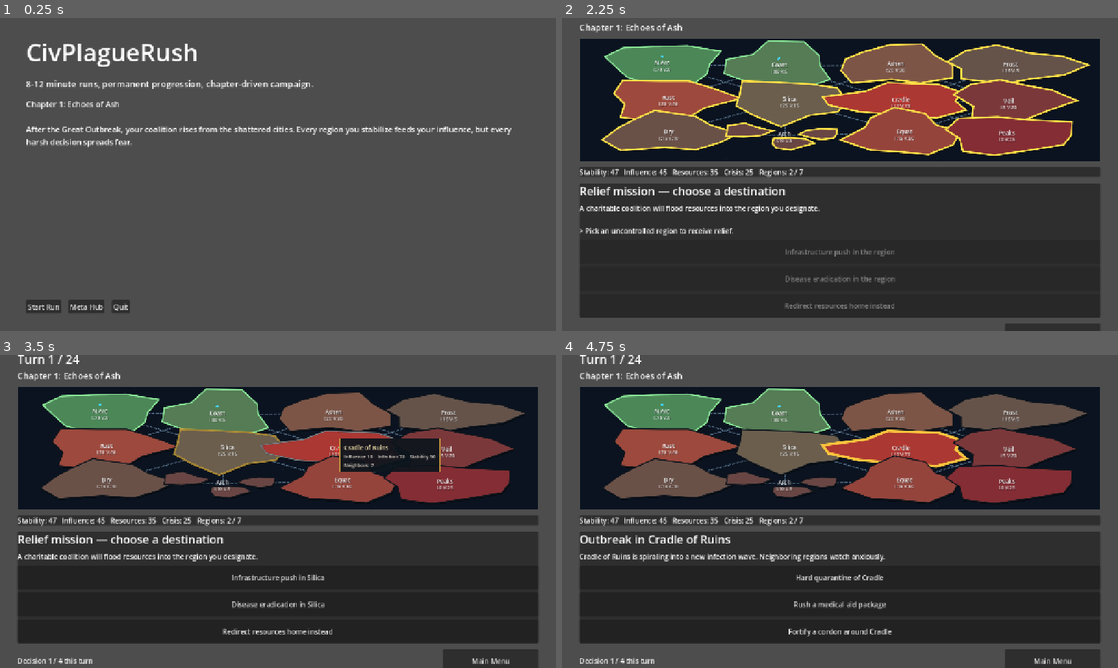
Above: before the commit, frames 1-4 (two rows, left to right).
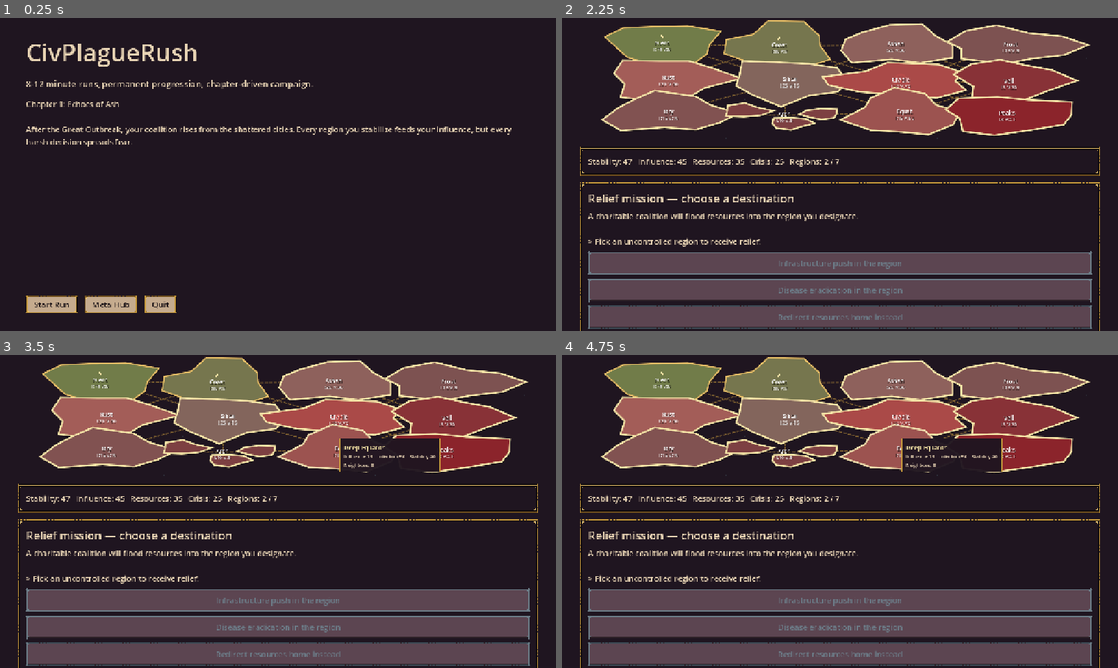
Above: after the commit, the same moments.

Repository: josemarnaiz/civplaguerush
Game: Godot game, scene res://scenes/MainMenu.tscn
Same seed, same stepped clock (60 frames per second), same inputs: the game is played once before the commit and once after it.
Inputs (mouse positions are in pixels of both pictures, inside the frame that each line leads up to):
- Up to frame 1 (0.25 s): no input
- Up to frame 2 (2.25 s): click "Meta Hub" at 0.5 s; click "Main Menu" at 1.25 s; click "Start Run" at 2 s
- Up to frame 3 (3.5 s): tap Enter at 2.75 s; drag from (278, 436) to (333, 442) at 2.77 s
- Up to frame 4 (4.75 s): click (1051, 661) at 3.5 s, where only the run before the commit has a clickable "Main Menu"; click (606, 642) at 4.25 s, where only the run before the commit has a clickable "Start Run"

The runs differ from the first frame. In frame 1, 100% of the frame differs, in the area x 0-100%, y 0-100%; in frame 2, 77%; in frame 3, 71%; in frame 4, 72%.

Commit message:
Apply Ashen Fresco theme to scenes and region map
- wire ui_theme.tres as the project-wide Control theme so every Label,
  Button and Panel inherits the Ashen Fresco palette and flourishes
- paint a D1-sepulcher background under MainMenu, MetaHub and RunScene
  so exported scenes stop showing the default grey behind transparent
  nine-slice frames
- retune region_map color constants to the canonical D0..O5 palette
  (rival oxblood, player olive, gold highlights, cream hover/tooltip)
- add generated badge frames, divider, flourish corner and first 12
  biome tiles plus the art_gen scripts (build_all, gen_biomes, gen_decor,
  gen_biomes_preview) that produce them from the palette
- regenerate _preview.png using the new badge-frame icons and divider

Made-with: Cursor

Diff:
--- /dev/null
+++ b/assets/art/ui/ui_theme.tres
@@ -0,0 +1,154 @@
+[gd_resource type="Theme" load_steps=22 format=3]
+
+[ext_resource type="Texture2D" path="res://assets/art/ui/panel_frame.png" id="tex_panel"]
+[ext_resource type="Texture2D" path="res://assets/art/ui/panel_frame_dark.png" id="tex_panel_dark"]
+[ext_resource type="Texture2D" path="res://assets/art/ui/badge_frame.png" id="tex_badge"]
+[ext_resource type="Texture2D" path="res://assets/art/ui/badge_frame_dark.png" id="tex_badge_dark"]
+[ext_resource type="Texture2D" path="res://assets/art/ui/button_normal.png" id="tex_btn_normal"]
+[ext_resource type="Texture2D" path="res://assets/art/ui/button_hover.png" id="tex_btn_hover"]
+[ext_resource type="Texture2D" path="res://assets/art/ui/button_pressed.png" id="tex_btn_pressed"]
+[ext_resource type="Texture2D" path="res://assets/art/ui/button_disabled.png" id="tex_btn_disabled"]
+
+[sub_resource type="StyleBoxTexture" id="sb_panel"]
+texture = ExtResource("tex_panel")
+texture_margin_left = 16.0
+texture_margin_top = 16.0
+texture_margin_right = 16.0
+texture_margin_bottom = 16.0
+axis_stretch_horizontal = 1
+axis_stretch_vertical = 1
+content_margin_left = 20.0
+content_margin_top = 20.0
+content_margin_right = 20.0
+content_margin_bottom = 20.0
+
+[sub_resource type="StyleBoxTexture" id="sb_panel_dark"]
+texture = ExtResource("tex_panel_dark")
+texture_margin_left = 16.0
+texture_margin_top = 16.0
+texture_margin_right = 16.0
+texture_margin_bottom = 16.0
+axis_stretch_horizontal = 1
+axis_stretch_vertical = 1
+content_margin_left = 20.0
+content_margin_top = 20.0
+content_margin_right = 20.0
+content_margin_bottom = 20.0
+
+[sub_resource type="StyleBoxTexture" id="sb_badge"]
+texture = ExtResource("tex_badge")
+texture_margin_left = 8.0
+texture_margin_top = 8.0
+texture_margin_right = 8.0
+texture_margin_bottom = 8.0
+axis_stretch_horizontal = 1
+axis_stretch_vertical = 1
+content_margin_left = 10.0
+content_margin_top = 10.0
+content_margin_right = 10.0
+content_margin_bottom = 10.0
+
+[sub_resource type="StyleBoxTexture" id="sb_badge_dark"]
+texture = ExtResource("tex_badge_dark")
+texture_margin_left = 8.0
+texture_margin_top = 8.0
+texture_margin_right = 8.0
+texture_margin_bottom = 8.0
+axis_stretch_horizontal = 1
+axis_stretch_vertical = 1
+content_margin_left = 10.0
+content_margin_top = 10.0
+content_margin_right = 10.0
+content_margin_bottom = 10.0
+
+[sub_resource type="StyleBoxTexture" id="sb_btn_normal"]
+texture = ExtResource("tex_btn_normal")
+texture_margin_left = 12.0
+texture_margin_top = 12.0
+texture_margin_right = 12.0
+texture_margin_bottom = 12.0
+axis_stretch_horizontal = 1
+axis_stretch_vertical = 1
+content_margin_left = 18.0
+content_margin_top = 8.0
+content_margin_right = 18.0
+content_margin_bottom = 8.0
+
+[sub_resource type="StyleBoxTexture" id="sb_btn_hover"]
+texture = ExtResource("tex_btn_hover")
+texture_margin_left = 12.0
+texture_margin_top = 12.0
+texture_margin_right = 12.0
+texture_margin_bottom = 12.0
+axis_stretch_horizontal = 1
+axis_stretch_vertical = 1
+content_margin_left = 18.0
+content_margin_top = 8.0
+content_margin_right = 18.0
+content_margin_bottom = 8.0
+
+[sub_resource type="StyleBoxTexture" id="sb_btn_pressed"]
+texture = ExtResource("tex_btn_pressed")
+texture_margin_left = 12.0
+texture_margin_top = 12.0
+texture_margin_right = 12.0
+texture_margin_bottom = 12.0
+axis_stretch_horizontal = 1
+axis_stretch_vertical = 1
+content_margin_left = 18.0
+content_margin_top = 8.0
+content_margin_right = 18.0
+content_margin_bottom = 8.0
+
+[sub_resource type="StyleBoxTexture" id="sb_btn_disabled"]
+texture = ExtResource("tex_btn_disabled")
+texture_margin_left = 12.0
+texture_margin_top = 12.0
+texture_margin_right = 12.0
+texture_margin_bottom = 12.0
+axis_stretch_horizontal = 1
+axis_stretch_vertical = 1
+content_margin_left = 18.0
+content_margin_top = 8.0
+content_margin_right = 18.0
+content_margin_bottom = 8.0
+
+[sub_resource type="StyleBoxEmpty" id="sb_empty"]
+
+[sub_resource type="StyleBoxFlat" id="sb_focus"]
+draw_center = false
+border_width_left = 2
+border_width_top = 2
+border_width_right = 2
+border_width_bottom = 2
+border_color = Color(0.909, 0.753, 0.407, 1)
+
+[resource]
+default_font_size = 18
+
+Panel/styles/panel = SubResource("sb_panel_dark")
+
+PanelContainer/styles/panel = SubResource("sb_panel_dark")
+
+Label/colors/font_color = Color(0.910, 0.831, 0.706, 1)
+Label/colors/font_outline_color = Color(0.122, 0.082, 0.125, 1)
+Label/constants/outline_size = 2
+Label/font_sizes/font_size = 18
+
+Button/styles/normal = SubResource("sb_btn_normal")
+Button/styles/hover = SubResource("sb_btn_hover")
+Button/styles/pressed = SubResource("sb_btn_pressed")
+Button/styles/disabled = SubResource("sb_btn_disabled")
+Button/styles/focus = SubResource("sb_focus")
+Button/colors/font_color = Color(0.114, 0.082, 0.094, 1)
+Button/colors/font_hover_color = Color(0.059, 0.039, 0.047, 1)
+Button/colors/font_pressed_color = Color(0.263, 0.188, 0.227, 1)
+Button/colors/font_disabled_color = Color(0.423, 0.486, 0.533, 1)
+Button/font_sizes/font_size = 18
+
+CheckBox/colors/font_color = Color(0.910, 0.831, 0.706, 1)
+
+LineEdit/styles/normal = SubResource("sb_btn_pressed")
+LineEdit/styles/focus = SubResource("sb_focus")
+LineEdit/colors/font_color = Color(0.114, 0.082, 0.094, 1)
+LineEdit/colors/caret_color = Color(0.779, 0.604, 0.235, 1)
--- a/project.godot
+++ b/project.godot
@@ -29,7 +29,12 @@
 window/size/viewport_height=720
 window/stretch/mode="canvas_items"
 
+[gui]
+
+theme/custom="res://assets/art/ui/ui_theme.tres"
+
 [rendering]
 
+textures/canvas_textures/default_texture_filter=0
 renderer/rendering_method="mobile"
 textures/vram_compression/import_etc2_astc=true
--- a/scenes/MainMenu.tscn
+++ b/scenes/MainMenu.tscn
@@ -10,6 +10,15 @@
 grow_horizontal = 2
 grow_vertical = 2
 script = ExtResource("1_mmenu")
+
+[node name="Background" type="ColorRect" parent="."]
+layout_mode = 1
+anchors_preset = 15
+anchor_right = 1.0
+anchor_bottom = 1.0
+grow_horizontal = 2
+grow_vertical = 2
+color = Color(0.122, 0.082, 0.125, 1)
 
 [node name="Margin" type="MarginContainer" parent="."]
 layout_mode = 1
--- a/scenes/MetaHub.tscn
+++ b/scenes/MetaHub.tscn
@@ -10,6 +10,15 @@
 grow_horizontal = 2
 grow_vertical = 2
 script = ExtResource("1_metah")
+
+[node name="Background" type="ColorRect" parent="."]
+layout_mode = 1
+anchors_preset = 15
+anchor_right = 1.0
+anchor_bottom = 1.0
+grow_horizontal = 2
+grow_vertical = 2
+color = Color(0.122, 0.082, 0.125, 1)
 
 [node name="Margin" type="MarginContainer" parent="."]
 layout_mode = 1
--- a/scenes/RunScene.tscn
+++ b/scenes/RunScene.tscn
@@ -11,6 +11,15 @@
 grow_horizontal = 2
 grow_vertical = 2
 script = ExtResource("1_runsc")
+
+[node name="Background" type="ColorRect" parent="."]
+layout_mode = 1
+anchors_preset = 15
+anchor_right = 1.0
+anchor_bottom = 1.0
+grow_horizontal = 2
+grow_vertical = 2
+color = Color(0.122, 0.082, 0.125, 1)
 
 [node name="Margin" type="MarginContainer" parent="."]
 layout_mode = 1
--- a/scripts/ui/region_map.gd
+++ b/scripts/ui/region_map.gd
@@ -8,27 +8,55 @@
 const ROW_COUNT: int = 3
 const VERT_COUNT: int = 11
 
-const OCEAN_COLOR: Color = Color(0.045, 0.075, 0.125)
-const OCEAN_GLOW: Color = Color(0.08, 0.14, 0.22, 0.55)
-const LAND_RIVAL: Color = Color(0.42, 0.18, 0.22)
-const LAND_NEUTRAL: Color = Color(0.36, 0.38, 0.32)
-const LAND_PLAYER: Color = Color(0.26, 0.62, 0.36)
-const INFECTION_COLOR: Color = Color(0.95, 0.16, 0.13)
-const EDGE_COLOR: Color = Color(0.60, 0.78, 0.92, 0.45)
-const BORDER_COLOR: Color = Color(0.05, 0.08, 0.11, 0.95)
-const RING_CONTROLLED: Color = Color(0.60, 1.00, 0.65, 0.9)
-const RING_SELECTABLE: Color = Color(1.00, 0.88, 0.28, 1.0)
-const RING_ACTIVE_TARGET: Color = Color(1.00, 0.78, 0.24, 1.0)   # gold O3 from Ashen Fresco
-const RING_HOVER: Color = Color(1, 1, 1, 0.45)
-const SHADOW_COLOR: Color = Color(0, 0, 0, 0.42)
-const STAR_COLOR: Color = Color(0.25, 0.85, 1.0, 0.9)
-const TOOLTIP_BG: Color = Color(0.05, 0.08, 0.11, 0.93)
-const TOOLTIP_BORDER: Color = Color(0.78, 0.60, 0.24, 0.95)
-const TOOLTIP_TITLE: Color = Color(0.96, 0.90, 0.68, 1.0)
-const TOOLTIP_TEXT: Color = Color(0.88, 0.85, 0.80, 1.0)
+# Ashen Fresco palette — see docs/ART_bible.md.
+# Colors map to: D1 (background), D2 (shadow), B1 (ocean deep), R2 (rival),
+# C1 (neutral stone), G2 (player olive), R4 (infection), O3 (gold signature).
+const OCEAN_COLOR: Color = Color(0.122, 0.082, 0.125)          # D1 sepulcher (matches scene bg)
+const OCEAN_GLOW: Color = Color(0.235, 0.290, 0.333, 0.45)     # B1 slate flecks
+const LAND_RIVAL: Color = Color(0.478, 0.102, 0.141)           # R2 oxblood
+const LAND_NEUTRAL: Color = Color(0.478, 0.396, 0.376)         # C1 aged stone
+const LAND_PLAYER: Color = Color(0.420, 0.541, 0.235)          # G2 sickly olive (player power)
+const INFECTION_COLOR: Color = Color(0.851, 0.329, 0.306)      # R4 wound red
+const EDGE_COLOR: Color = Color(0.780, 0.604, 0.235, 0.55)     # O3 gold, dashed contagion
+const BORDER_COLOR: Color = Color(0.059, 0.039, 0.055, 0.98)   # D0 outline
+const RING_CONTROLLED: Color = Color(0.910, 0.753, 0.407, 1.0) # O4 gold highlight
+const RING_SELECTABLE: Color = Color(0.969, 0.902, 0.659, 1.0) # O5 sheen
+const RING_ACTIVE_TARGET: Color = Color(0.780, 0.604, 0.235, 1.0) # O3 signature
+const RING_HOVER: Color = Color(0.910, 0.831, 0.706, 0.65)     # C4 cream glow
+const SHADOW_COLOR: Color = Color(0.059, 0.039, 0.055, 0.55)   # D0 soft shadow
+const STAR_COLOR: Color = Color(0.969, 0.902, 0.659, 0.95)     # O5 sheen star
+const TOOLTIP_BG: Color = Color(0.122, 0.082, 0.125, 0.96)     # D1 deep
+const TOOLTIP_BORDER: Color = Color(0.780, 0.604, 0.235, 1.0)  # O3 gold
+const TOOLTIP_TITLE: Color = Color(0.969, 0.902, 0.659, 1.0)   # O5 sheen
+const TOOLTIP_TEXT: Color = Color(0.910, 0.831, 0.706, 1.0)    # C4 cream
 
 const TWEEN_SPEED: float = 6.5          # higher = snappier approach of display values
 const TOOLTIP_DELAY: float = 0.35       # seconds hovering before tooltip shows
+const BIOME_ICON_SIZE: float = 22.0     # drawn size of biome icon above region label
+
+# Region id -> biome archetype. Texture path is assets/art/map/biome_<arch>.png.
+# Keep in sync with tools/art_gen/gen_biomes.py.
+const BIOME_BY_REGION: Dictionary = {
+	"r01": "arcology",  "r02": "coast",     "r03": "wasteland",
+	"r04": "tundra",    "r05": "factory",   "r06": "tech",
+	"r07": "ruins",     "r08": "veil",      "r09": "drylands",
+	"r10": "islands",   "r11": "jungle",    "r12": "volcano",
+}
+
+const BIOME_TEXTURES: Dictionary = {
+	"arcology": preload("res://assets/art/map/biome_arcology.png"),
+	"coast": preload("res://assets/art/map/biome_coast.png"),
+	"wasteland": preload("res://assets/art/map/biome_wasteland.png"),
+	"tundra": preload("res://assets/art/map/biome_tundra.png"),
+	"factory": preload("res://assets/art/map/biome_factory.png"),
+	"tech": preload("res://assets/art/map/biome_tech.png"),
+	"ruins": preload("res://assets/art/map/biome_ruins.png"),
+	"veil": preload("res://assets/art/map/biome_veil.png"),
+	"drylands": preload("res://assets/art/map/biome_drylands.png"),
+	"islands": preload("res://assets/art/map/biome_islands.png"),
+	"jungle": preload("res://assets/art/map/biome_jungle.png"),
+	"volcano": preload("res://assets/art/map/biome_volcano.png"),
+}
 
 var _snapshot: Array = []
 var _polygons: Dictionary = {}        # id -> Array[PackedVector2Array] (normalized 0..1)
Not shown, added: assets/art/icons/stat_control.png.import
Not shown, added: assets/art/icons/stat_crisis.png.import
Not shown, added: assets/art/icons/stat_influence.png.import
Not shown, added: assets/art/icons/stat_resources.png.import
Not shown, added: assets/art/icons/stat_stability.png.import
Binary file added: assets/art/map/_biomes_preview.png
Binary file added: assets/art/map/biome_arcology.png
Binary file added: assets/art/map/biome_coast.png
Binary file added: assets/art/map/biome_drylands.png
Binary file added: assets/art/map/biome_factory.png
Binary file added: assets/art/map/biome_islands.png
Binary file added: assets/art/map/biome_jungle.png
(and 28 more such lines)
